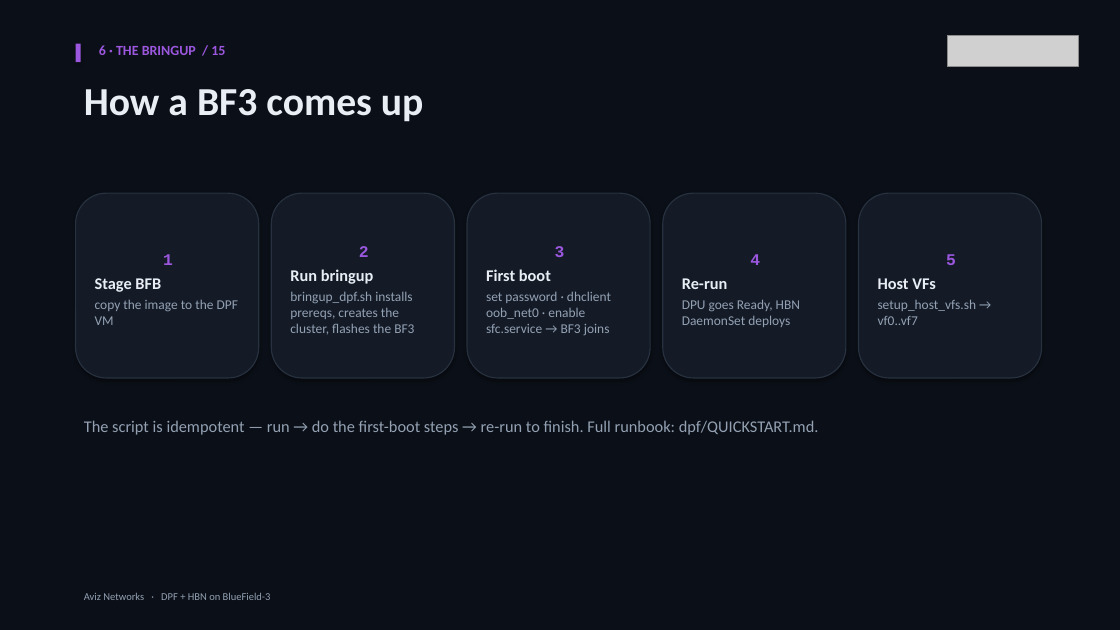
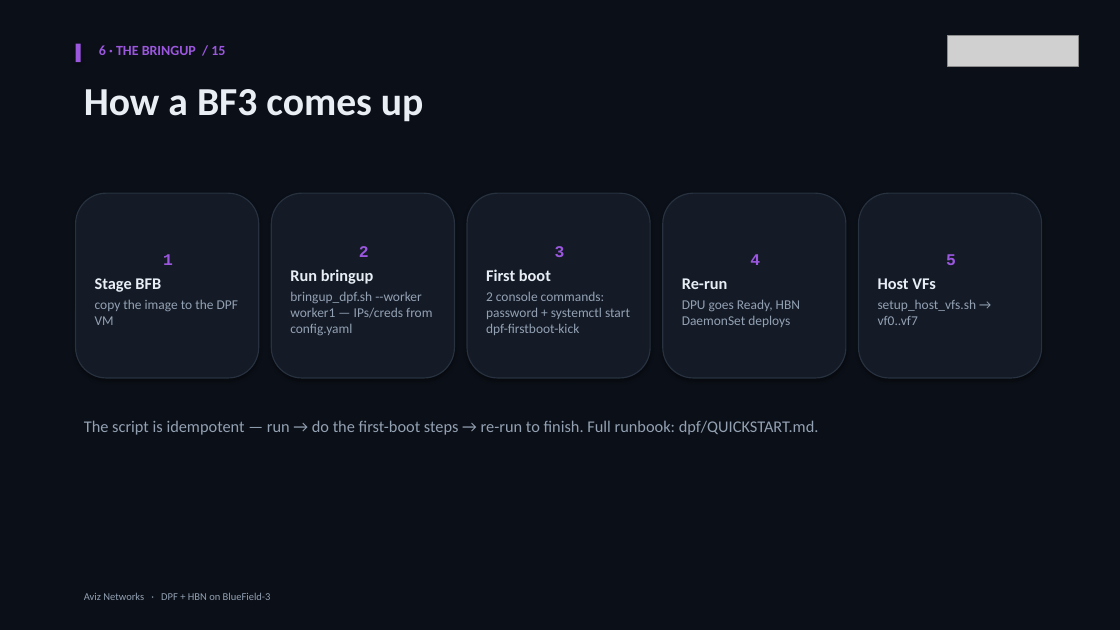
Before and after one commit to AvizNetworks/dno_poc, a slide deck: slide 7 of hbn_latest/dpf/docs/dpf-hbn-deck-aviz.pptx. Drawn at 1120x630 pixels with LibreOffice and Linux fonts; fonts in the diff are those of the drawing; grey boxes stand for pictures. Boxes give left, top, right and bottom in pixels: in the first picture for what was removed or moved away, otherwise in the second. Text is boxed around its words. In the diff, an @@ line names an element or a change of style, - is before the commit and + after.

```diff
--- a/hbn_latest/dpf/docs/dpf-hbn-deck-aviz.pptx
+++ b/hbn_latest/dpf/docs/dpf-hbn-deck-aviz.pptx
@@ text in rounded rectangle at (290,291,432,335): text changed @@
-bringup_dpf.sh installs prereqs, creates the cluster, flashes the BF3
+bringup_dpf.sh --worker worker1 — IPs/creds from config.yaml
@@ text in rounded rectangle at (486,292,630,335): text changed @@
-set password · dhclient oob_net0 · enable sfc.service → BF3 joins
+2 console commands: password + systemctl start dpf-firstboot-kick
```
Also in this commit, not shown: 4 other slides changed, 4 other files.
